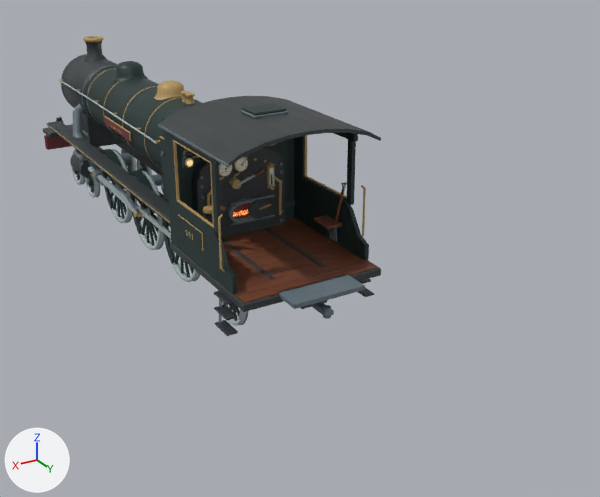
What one commit did to the FBX model Assets/Transperceneige/Formation/Models/Car01.fbx.
One viewpoint serves both versions: a 50 mm camera at (7.06, 17.64, 7.76) aimed at (-1.37, 3.59, 0.73). Lighting does not change. The marker at lower left points along +X, +Y and +Z. The picture after the commit comes second. Where no turn or scale is listed for an object, it has been applied to the vertices. Vertices at exactly the same position are counted once.

Names of what the first picture shows: 'Cab_Backhead_Instruments', 'Cab_Front_Sheet', 'Cab_Starboard_Sheet', 'Cut_Cab_Port_Sheet', 'Driving_Wheelset_1', 'Driving_Wheelset_2', 'Driving_Wheelset_3', 'Engine_Boiler', 'Engine_Cylinders_and_Valve_Gear', 'Engine_Frames', 'Engine_Smokebox', 'Roof_Cab_Canopy' and 4 more.
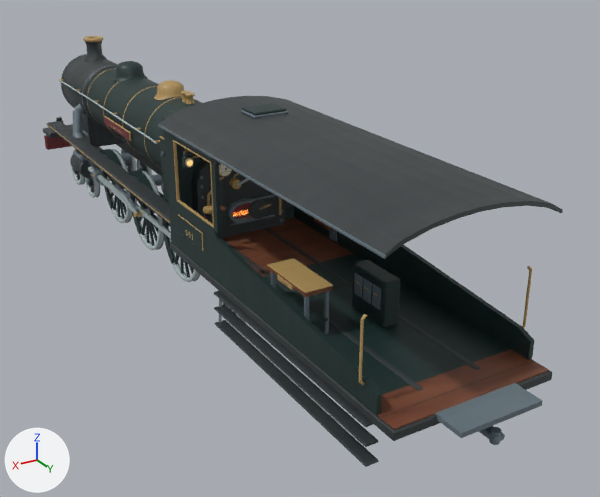
The newer file is also turned or shifted as a whole; pictures and numbers use the older file's frame.

What differs and where, as boxes [x1, y1, x2, y2] in the pictures (600 x 497 px; the box of a moved part takes in the faces that stretch with it):
'Engine_Frames', reshaped (50% wider, 61% taller)
    before: [43, 121, 381, 336]
    after: [43, 121, 552, 467]
'Roof_Cab_Canopy', reshaped (81% wider, 128% taller)
    before: [158, 96, 381, 167]
    after: [158, 96, 563, 259]
'Cab_Starboard_Sheet', reshaped (196% wider, 73% taller)
    before: [164, 130, 237, 294]
    after: [164, 130, 382, 415]
'Cut_Cab_Port_Sheet', reshaped
    before: [294, 133, 369, 260]
    after: [294, 206, 534, 360]
"Driver's instrument room", added
    after: [267, 258, 400, 335]
part 2 of me_cut_cab_port_sheet_001, moved or reshaped
    before: [362, 188, 366, 235]
    after: [523, 270, 532, 326]
part 3 of me_cut_cab_port_sheet_001, moved or reshaped
    before: [300, 199, 369, 260]
    after: [302, 215, 534, 360]
part 4 of me_cut_cab_port_sheet_001, surface changed
    before: [294, 133, 369, 259]
    after: [314, 218, 534, 359]
part 5 of me_cab_starboard_sheet_001, moved or reshaped
    before: [218, 218, 222, 269]
    after: [359, 319, 364, 382]
part 6 of me_cab_starboard_sheet_001, moved or reshaped
    before: [215, 235, 237, 294]
    after: [215, 239, 382, 415]
part 7 of me_engine_frames_001, moved or reshaped
    before: [278, 274, 365, 309]
    after: [435, 383, 542, 438]
part 8 of me_engine_frames_001, moved or reshaped
    before: [310, 302, 334, 317]
    after: [479, 426, 505, 443]
part 9 of me_engine_frames_001, moved or reshaped
    before: [323, 305, 331, 319]
    after: [489, 427, 501, 445]
part 10 of me_engine_frames_001, moved or reshaped
    before: [239, 261, 369, 295]
    after: [382, 361, 533, 417]
part 11 of me_engine_frames_001, moved or reshaped
    before: [221, 238, 381, 336]
    after: [221, 238, 552, 467]

What changed in the scene script:
```text
Change me_cab_starboard_sheet_001:
    remove me_cab_starboard_sheet_001.from_pydata(...)  # 708 vertices, 930 faces; spans x 1.03..1.51, y 3.31..6.01, z 1.38..3.72
    add me_cab_starboard_sheet_001.from_pydata(...)  # 708 vertices, 930 faces; spans x 1.03..1.51, y 3.31..10.21, z 1.38..3.72
    me_cab_starboard_sheet_001 part 5: the loose piece of 24 vertices spanning x 1.47..1.51, y 5.7..5.74, z 1.77..2.7 is moved by (0.0, 4.2, 0.0)
    me_cab_starboard_sheet_001 part 6
    add for i in [3, 4, 5, 10, 11, 12]: me_cab_starboard_sheet_001.vertices[i].co += Vector((0.0, 4.2, 0.0))
    other edits to the shape of me_cab_starboard_sheet_001 do not show in these pictures
Change me_engine_frames_001:
    remove me_engine_frames_001.from_pydata(...)  # 2400 vertices, 4404 faces; spans x -1.58..1.58, y -6.9..6.9, z 0.59..1.89
    add me_engine_frames_001.from_pydata(...)  # 2400 vertices, 4404 faces; spans x -1.58..1.58, y -6.9..11.1, z 0.59..1.89
    me_engine_frames_001 part 7: the loose piece of 8 vertices spanning x -0.72..0.72, y 6.32..6.9, z 1.3..1.38 is moved by (0.0, 4.2, 0.0)
    me_engine_frames_001 part 8: the loose piece of 24 vertices spanning x -0.1..0.1, y 6.16..6.89, z 0.96..1.06 is moved by (0.0, 4.2, 0.0)
    me_engine_frames_001 part 9: the loose piece of 32 vertices spanning x -0.07..0.07, y 6.73..6.87, z 0.91..1.11 is moved by (0.0, 4.2, 0.0)
    me_engine_frames_001 part 10: the loose piece of 8 vertices spanning x -1.38..1.39, y 6.08, z 1.38 is moved by (0.0, 4.2, 0.0)
    me_engine_frames_001 part 11: 116 of the vertices in x -1.58..1.58, y 5.65..6.42, z 0.61..1.4 are moved by (0.0, 4.2, 0.0)
    other edits to the shape of me_engine_frames_001 do not show in these pictures
Change me_roof_cab_canopy_001:
    remove me_roof_cab_canopy_001.from_pydata(...)  # 132 vertices, 244 faces; spans x -1.51..1.51, y 3.24..6.15, z 3.71..4.17
    add me_roof_cab_canopy_001.from_pydata(...)  # 132 vertices, 244 faces; spans x -1.51..1.51, y 3.24..10.35, z 3.71..4.17
    me_roof_cab_canopy_001 part 1: all 42 vertices in x -1.51..1.51, y 6.14..6.15, z 3.71..4.09 are moved by (0.0, 4.2, 0.0)
Change me_cut_cab_port_sheet_001:
    remove me_cut_cab_port_sheet_001.from_pydata(...)  # 708 vertices, 930 faces; spans x -1.51..-1.03, y 3.31..6.01, z 1.38..3.72
    add me_cut_cab_port_sheet_001.from_pydata(...)  # 708 vertices, 930 faces; spans x -1.51..-1.03, y 3.31..10.21, z 1.38..3.72
    me_cut_cab_port_sheet_001 part 2: the loose piece of 24 vertices spanning x -1.51..-1.47, y 5.7..5.74, z 1.77..2.7 is moved by (0.0, 4.2, 0.0)
    me_cut_cab_port_sheet_001 part 3
    add for i in [3, 4, 5, 10, 11, 12]: me_cut_cab_port_sheet_001.vertices[i].co += Vector((0.0, 4.2, 0.0))
    me_cut_cab_port_sheet_001 part 4: 695 kept faces spanning x -1.51..-1.03, y 3.31..10.21, z 1.38..3.72 get new texture (UV) coordinates
    other edits to the shape of me_cut_cab_port_sheet_001 do not show in these pictures
Add ob_driver_s_instrument_room:
    ob_driver_s_instrument_room = bpy.data.objects.new("Driver's instrument room", me_driver_s_instrument_room_001)  # 2374 vertices, 2700 faces; spans x -1.05..1.25, y 4.8..6.24, z 1.38..3.19
    ob_driver_s_instrument_room.location = (0.0, 2.1, 0.0)
```
